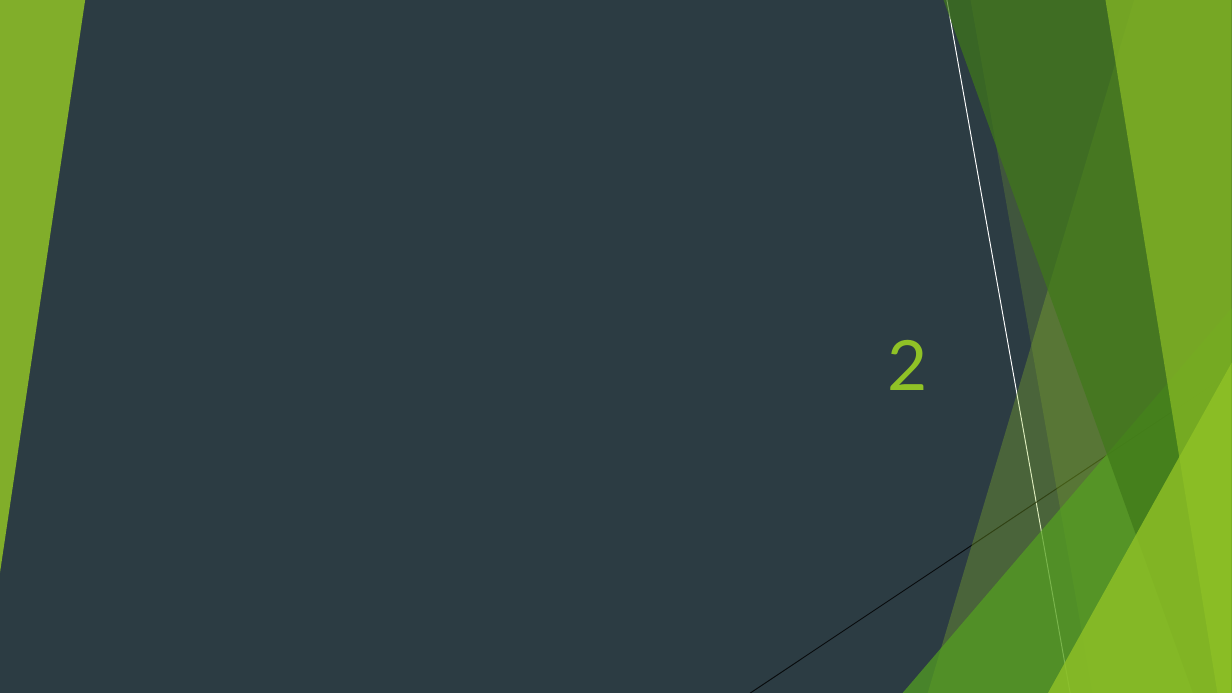
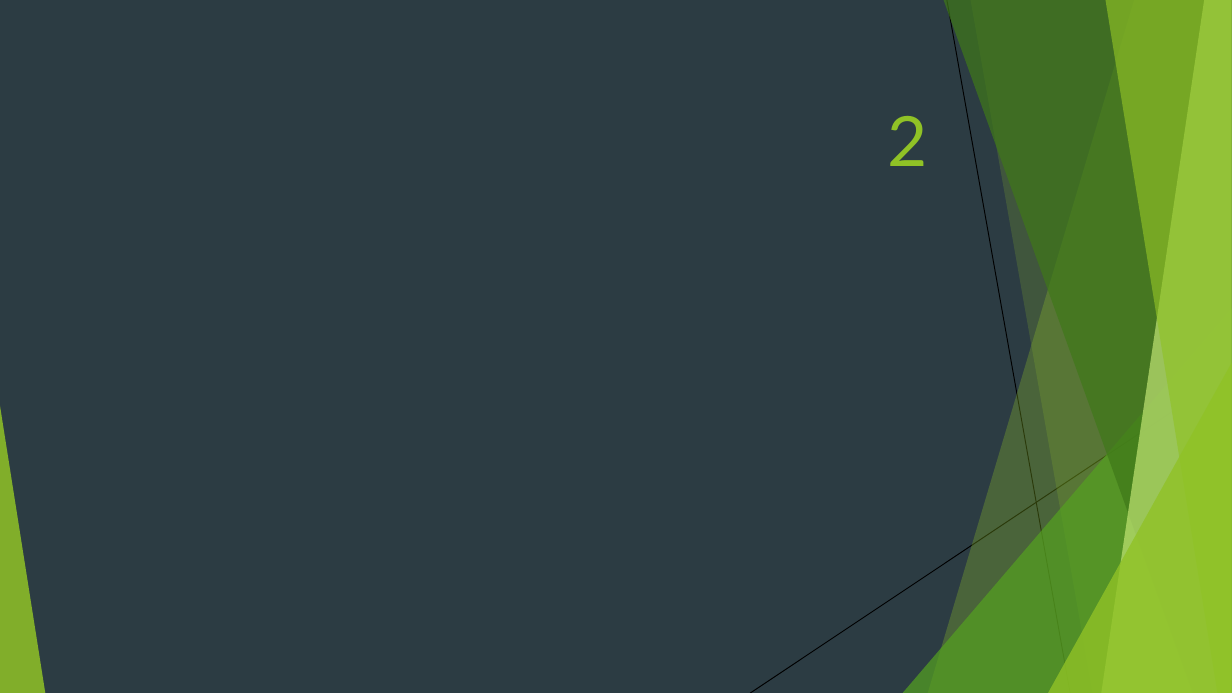
Before and after one commit to renat2006/projet_ya_lc, a slide deck: slide 3 of templates/p1.pptx. Drawn at 1232x693 pixels with LibreOffice and Linux fonts; fonts in the diff are those of the drawing. Boxes give left, top, right and bottom in pixels: in the first picture for what was removed or moved away, otherwise in the second. Text is boxed around its words. In the diff, an @@ line names an element or a change of style, - is before the commit and + after.

```diff
--- a/templates/p1.pptx
+++ b/templates/p1.pptx
@@ group removed at <box>0,0,1232,693</box>: 5 freeform shapes, 3 triangles, 2 lines @@
@@ rectangle removed at <box>0,0,1232,693</box> @@
@@ group removed at <box>0,0,1232,693</box>: 4 freeform shapes, 3 triangles, 2 lines @@
@@ line added from (947, 0) to (1070, 693), #000000 0.75 pt @@
@@ title "2": place and size @@
-title "2" at <box>888,340,928,390</box>
+title "2" at <box>888,116,928,166</box>
@@ line added from (1232, 372) to (750, 693), #000000 0.75 pt @@
```
Also in this commit, not shown: 2 other slides changed, 1 slide added, 12 other files.
